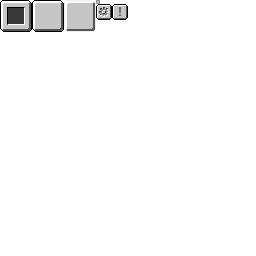
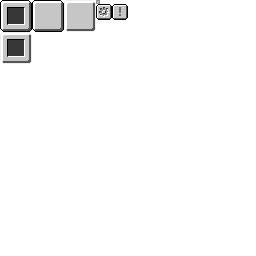
Layered file, before and after one edit (256x256). Changes by layer:
painted on "Background" over box(0, 32, 32, 64)
